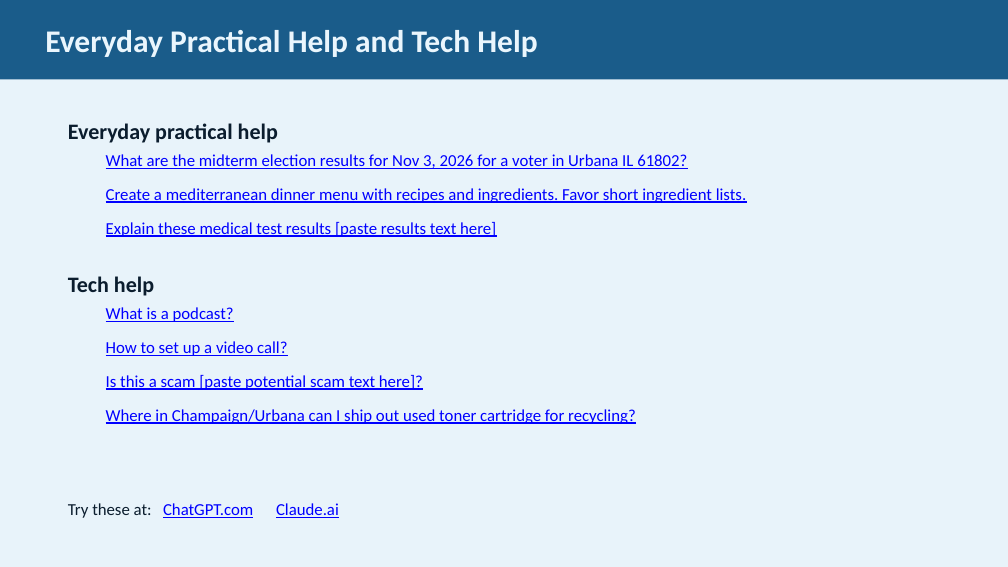
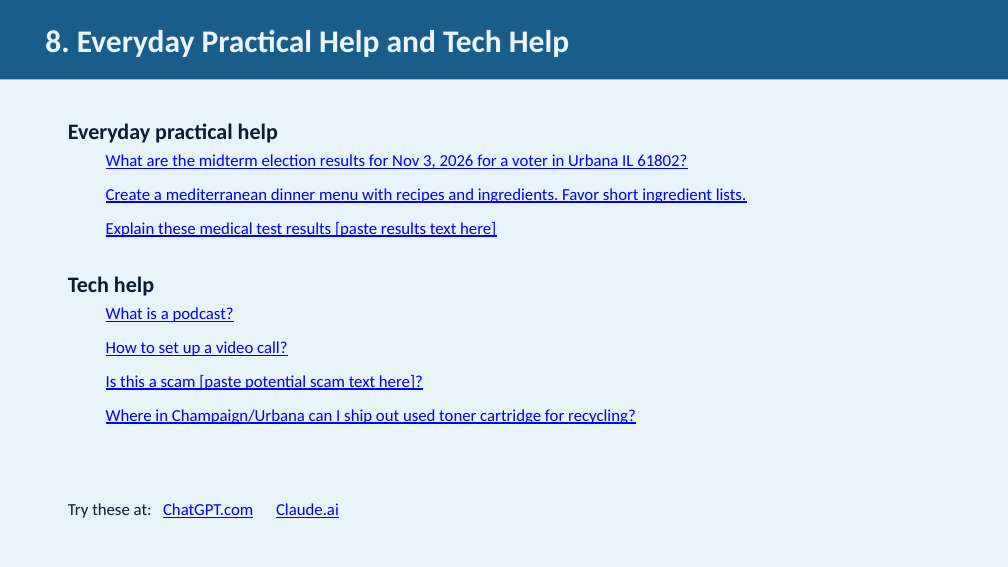
Before and after one commit to JimFawcett/NewSite, a slide deck: slide 8 of AI Presentation 2026/AI_Presentation.pptx (slide 7 before the commit). Drawn at 1008x567 pixels with LibreOffice and Linux fonts; fonts in the diff are those of the drawing. Boxes give left, top, right and bottom in pixels: in the first picture for what was removed or moved away, otherwise in the second. Text is boxed around its words. In the diff, an @@ line names an element or a change of style, - is before the commit and + after.

```diff
--- a/AI Presentation 2026/AI_Presentation.pptx
+++ b/AI Presentation 2026/AI_Presentation.pptx
@@ text in rectangle at box(45, 30, 569, 57): text changed @@
-Everyday Practical Help and Tech Help
+8. Everyday Practical Help and Tech Help
```
Also in this commit, not shown: 28 other slides changed, 2 slides added, 15 other files.
